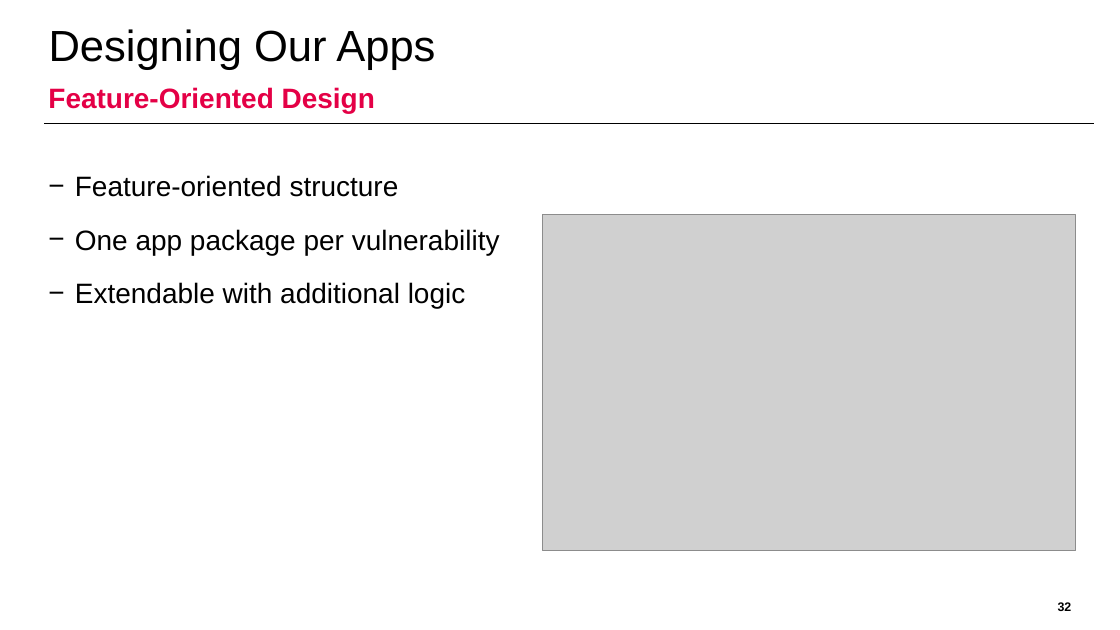
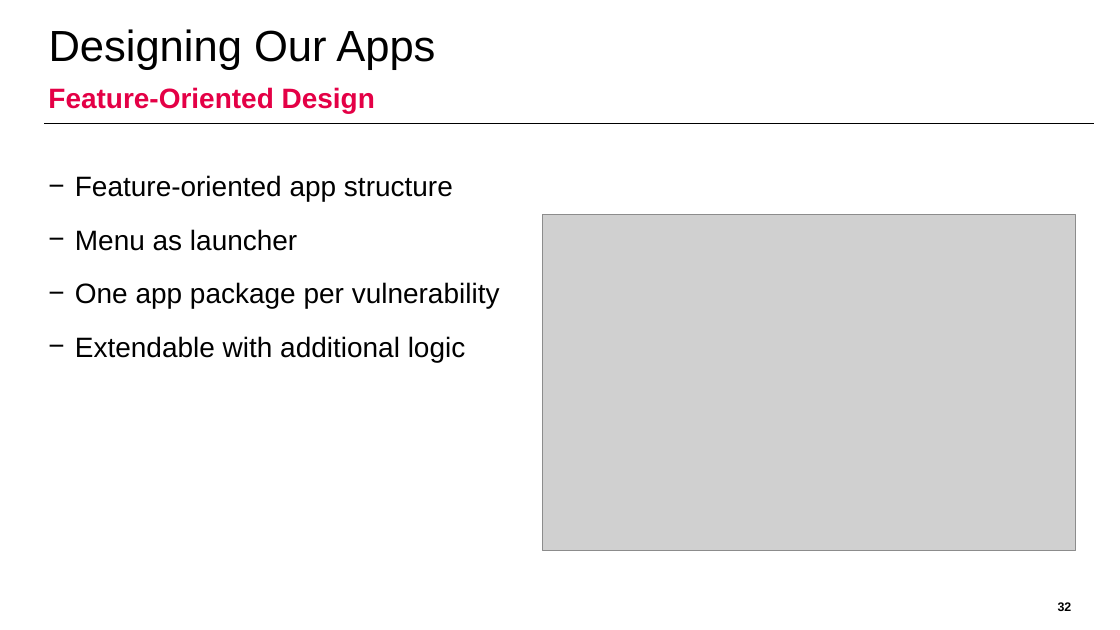
Before and after one commit to domi-cmd/Reference_Application_for_OWASP_MASTG, a slide deck: slide 32 of dev_documents/presentation/ba_thesis_presentation_kronig.pptx. Drawn at 1120x630 pixels with LibreOffice and Linux fonts; fonts in the diff are those of the drawing; grey boxes stand for pictures; background and template pictures are left out. Boxes give left, top, right and bottom in pixels: in the first picture for what was removed or moved away, otherwise in the second. Text is boxed around its words. In the diff, an @@ line names an element or a change of style, - is before the commit and + after.

```diff
--- a/dev_documents/presentation/ba_thesis_presentation_kronig.pptx
+++ b/dev_documents/presentation/ba_thesis_presentation_kronig.pptx
@@ text at [75,175,453,251]: text changed @@
-− Feature-oriented structure
+− Feature-oriented app structure
+− Menu as launcher
```
Also in this commit, not shown: 10 other slides changed.
